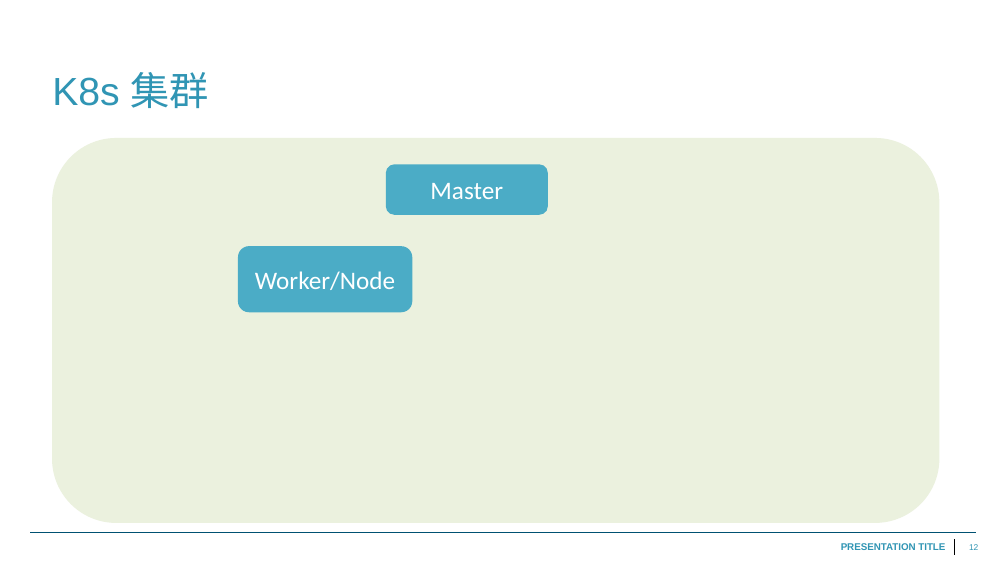
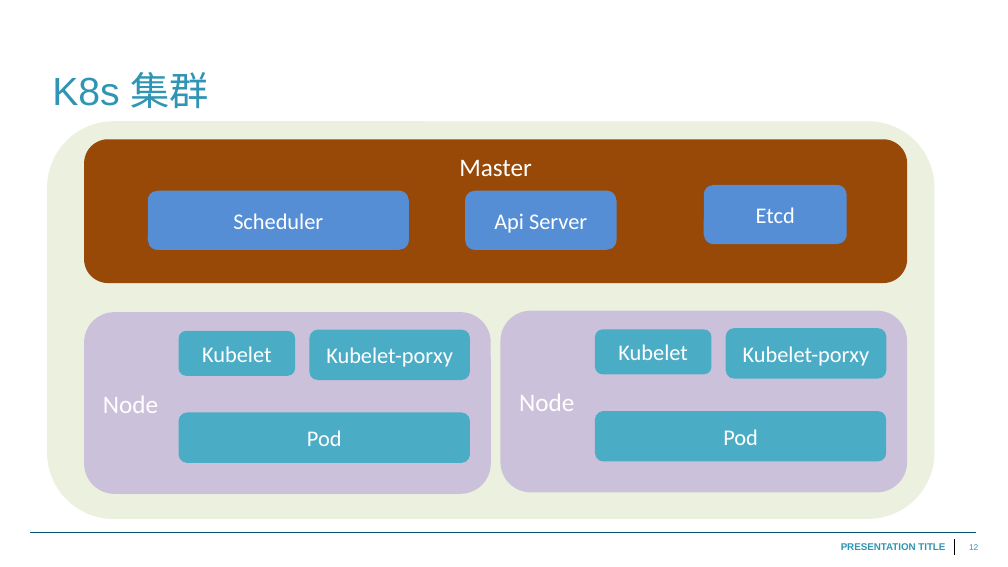
Before and after one commit to noerver/temp, a slide deck: slide 12 of AWSECS.pptx. Drawn at 1008x567 pixels with LibreOffice and Linux fonts; fonts in the diff are those of the drawing; background and template pictures are left out. Boxes give left, top, right and bottom in pixels: in the first picture for what was removed or moved away, otherwise in the second. Text is boxed around its words. In the diff, an @@ line names an element or a change of style, - is before the commit and + after.

```diff
--- a/AWSECS.pptx
+++ b/AWSECS.pptx
@@ rounded rectangle: place and size @@
-rounded rectangle at [52,138,939,523]
+rounded rectangle at [47,121,934,518]
@@ rounded rectangle "Master": place and size @@
-rounded rectangle "Master" at [386,164,548,215]
+rounded rectangle "Master" at [84,139,907,283]
@@ rounded rectangle "Master" at [84,139,907,283]: vertical alignment middle to top; fill #4BACC6 to #984807 @@
@@ rounded rectangle added at [148,191,409,250], fill #558ED5, 16 pt, text #FFFFFF @@
+Scheduler
@@ rounded rectangle added at [465,191,616,250], fill #558ED5, 16 pt, text #FFFFFF @@
+Api Server
@@ rounded rectangle added at [704,184,847,244], fill #558ED5, 16 pt, text #FFFFFF @@
+Etcd
@@ rounded rectangle "Node": place and size @@
-rounded rectangle "Node" at [238,246,412,312]
+rounded rectangle "Node" at [84,312,490,494]
@@ rounded rectangle "Node" at [84,312,490,494]: fill #4BACC6 to #CCC1DA @@
@@ group added at [500,310,906,492]: 4 rounded rectangles @@
+Node
+Pod
+Kubelet
+Kubelet-porxy
@@ rounded rectangle added at [178,331,295,376], fill #4BACC6, 16 pt, text #FFFFFF @@
+Kubelet
@@ rounded rectangle added at [309,330,470,380], fill #4BACC6, 16 pt, text #FFFFFF @@
+Kubelet-porxy
@@ text in rounded rectangle at [103,396,158,413]: text changed @@
-Worker/Node
+Node
@@ rounded rectangle added at [178,412,470,463], fill #4BACC6, 16 pt, text #FFFFFF @@
+Pod
```
Also in this commit, not shown: 1 other slide changed, 3 slides added.
